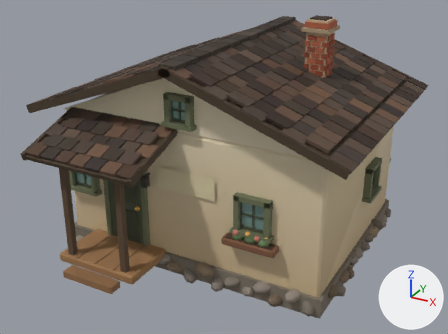
A saved change to the glTF model examples/harvest-frontier/exports/building/farmhouse.fixed.m1.glb.
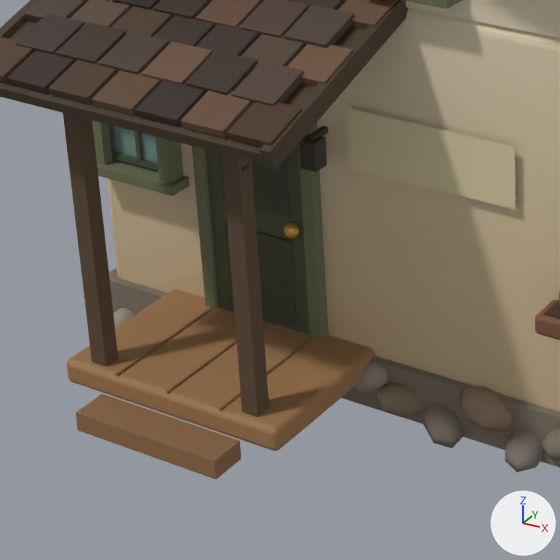
Old and new are each drawn whole from a 50 mm lens placed at (7.39, -14.2, 8.94), pointed at (0.1, -0.93, 2.31) and again close up on the part from 8% to 51% of the width and 39% to 96% of the height. The axes (+X, +Y, +Z) are drawn at lower right. The lights are the same throughout. The last two pictures show the newer version. Where no turn or scale is listed for an object, it has been applied to the vertices.

Objects in the first close-up: 'Mesh_9', 'farmhouseFoundation', 'farmhouseWalls', 'farmhousebatch0', 'farmhousebatch1', 'farmhousebatch2', 'frontDoor', 'porch', 'windowPane' and 2 more.
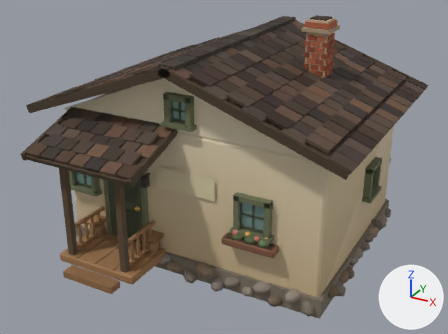
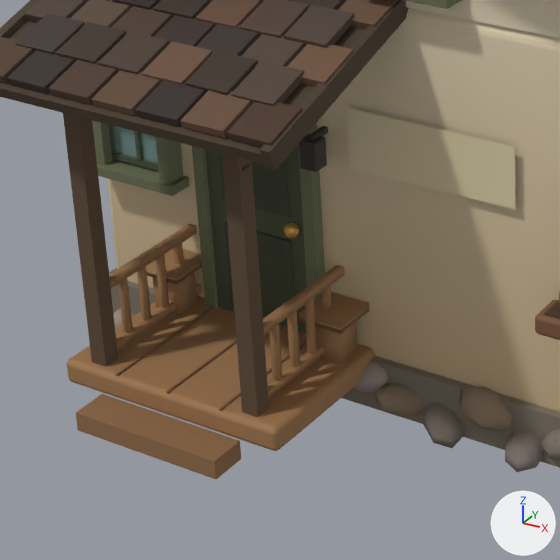
What differs and where, as boxes [x1, y1, x2, y2] in the close-ups (560 x 560 px):
'porchRailAndSeats', added (brown): after [109, 224, 370, 398]
'windowPane', moved: before [114, 126, 158, 163]; after [113, 126, 158, 163]

The change, as a diff of the scene's bpy script:
```diff
--- a/examples/harvest-frontier/exports/building/farmhouse.fixed.m1.glb.py
+++ b/examples/harvest-frontier/exports/building/farmhouse.fixed.m1.glb.py
@@ me_mesh_15 @@
+me_mesh_15.from_pydata(...)  # 128 vertices, 192 faces; spans x -1.11..1.11, y -0.61..0.61, z -0.37..0.37
+me_mesh_15.materials.append(mat_farmhouse_fixed_palette_matte)
@@ ob_windowpane @@
 ob_windowpane.parent = ob_window
-ob_windowpane.location = (0.0, 0.021, 0.0)
+ob_windowpane.location = (0.0, 0.014, 0.0)
 ob_windowpane.scale = (0.335, 0.335, 0.335)
@@ ob_porchrailandseats @@
+ob_porchrailandseats = bpy.data.objects.new('porchRailAndSeats', me_mesh_15)
+ob_porchrailandseats.location = (-1.72, -3.41, 0.945)
```
